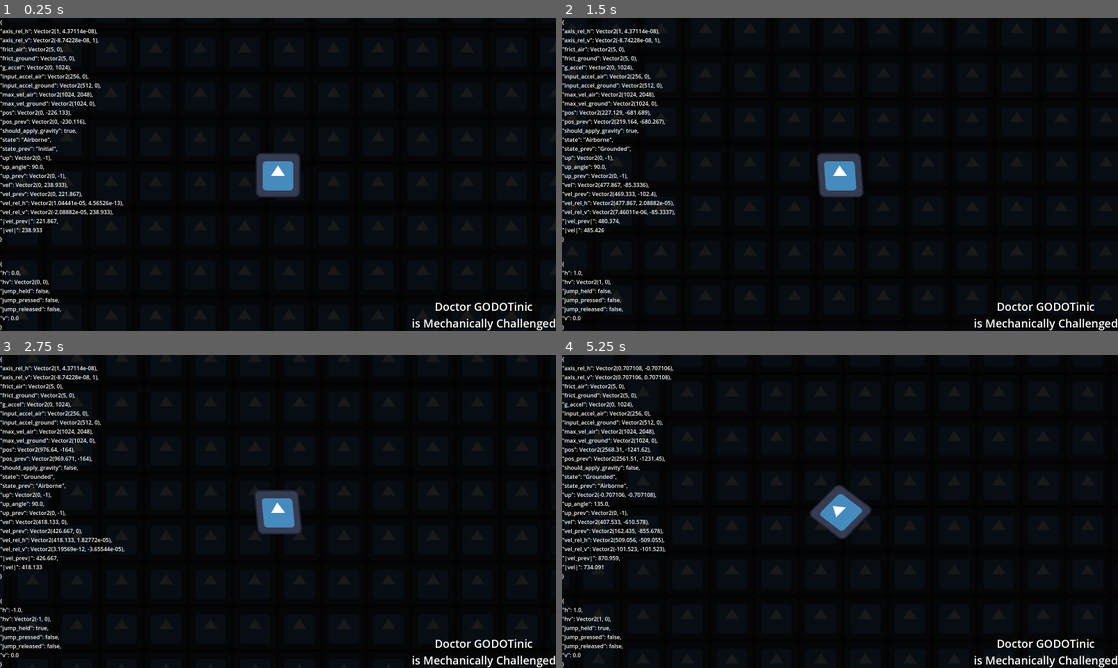
Above: before the commit, frames 1-4 (two rows, left to right).
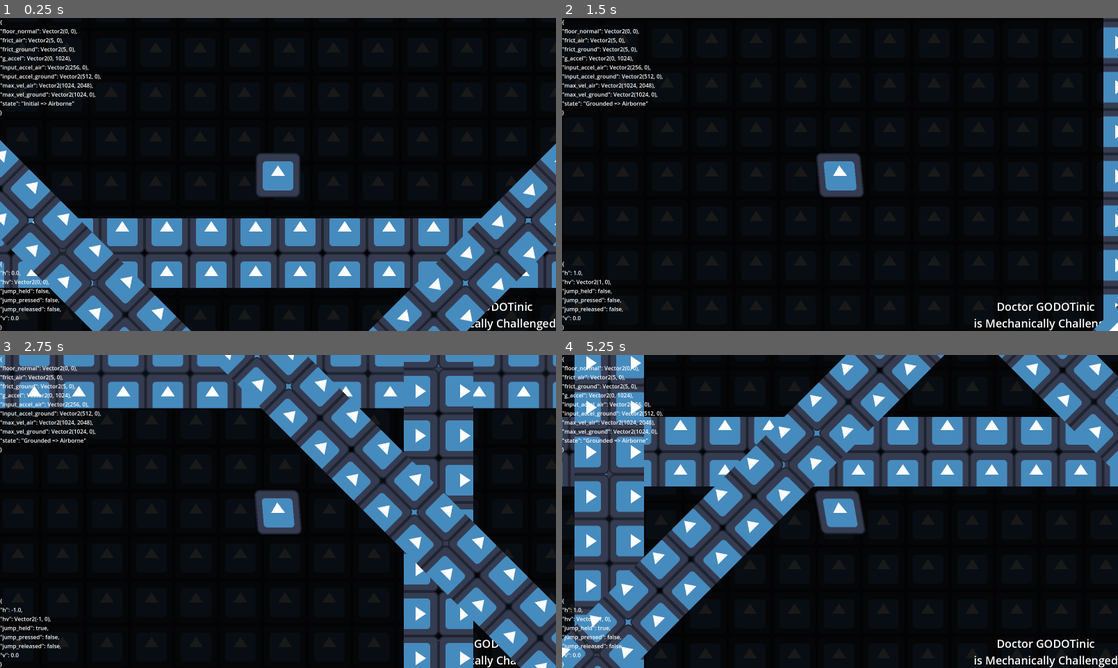
Above: after the commit, the same moments.

Repository: MechanicallyChallengedOrg/SlopesAndLoops
Game: Godot game, scene res://scenes/main.tscn
The game is run twice, just before and just after one commit, with the same random seed, the same clock (stepped at 60 frames per second) and the same inputs. The engine's default icon, where the game draws it, is replaced by a stand-in: a white triangle on a blue panel in a dark square.
Inputs:
- Up to frame 1 (0.25 s): no input
- Up to frame 2 (1.5 s): hold Space (jump) 0.53-1.28 s; hold D (right) from 0.53 s (still down); tap Space (jump) at 1.35 s
- Up to frame 3 (2.75 s): tap Space (jump) at 1.52, 1.82 s; release D (right) at 2.03 s; hold A (left) from 2.03 s (still down); hold Space (jump) from 2.03 s (still down)
- Up to frame 4 (5.25 s): release A (left) at 2.78 s; release Space (jump) at 2.78 s; hold D (right) 2.78-4.28 s; tap Space (jump) at 2.85, 3.02, 3.32, 4.35, 4.52, 4.82 s; hold Space (jump) 3.53-4.28 s; hold A (left) 4.28-5.03 s; hold D (right) from 5.03 s (still down); hold Space (jump) from 5.03 s (still down)

The runs differ from the first frame. In frame 1, 32% of the frame differs, in the area x 0-100%, y 3-100%; in frame 2, 5.4%; in frame 3, 39%; in frame 4, 46%, in the area x 0-100%, y 0-100%.

Commit message:
turns out, just using godot physics is a lot easier

Diff:
--- a/godot4/gdscript/zaft/autoload/paths.gd
+++ b/godot4/gdscript/zaft/autoload/paths.gd
@@ -1,4 +1,4 @@
-extends Node
+class_name AutoloadPaths extends Node
 
 func main() -> MainScene: return get_node("/root/Main")
 func background() -> CanvasLayer: return get_node("/root/Main/Background")
--- /dev/null
+++ b/godot4/gdscript/zaft/autoload/util.gd
@@ -0,0 +1 @@
+class_name AutoloadUtil extends Node
--- a/godot4/gdscript/zaft/project.godot
+++ b/godot4/gdscript/zaft/project.godot
@@ -69,5 +69,3 @@
 environment/volumetric_fog/use_filter=0
 environment/defaults/default_clear_color=Color(0, 0, 0, 1)
 viewport/hdr_2d=true
-2d/snap/snap_2d_transforms_to_pixel=true
-2d/snap/snap_2d_vertices_to_pixel=true
--- /dev/null
+++ b/godot4/gdscript/zaft/resources/floor-shader-material-resource.tres
@@ -0,0 +1,11 @@
+[gd_resource type="ShaderMaterial" load_steps=3 format=3 uid="uid://3p58vxj217eb"]
+
+[ext_resource type="Shader" path="res://shaders/floor-shader.gdshader" id="1_5qejc"]
+[ext_resource type="Texture2D" uid="uid://dm05le0o5xj5o" path="res://assets/icon.svg" id="2_ckmog"]
+
+[resource]
+resource_local_to_scene = true
+shader = ExtResource("1_5qejc")
+shader_parameter/target_position = Vector2(0, 0)
+shader_parameter/parallax_scale = 0.1
+shader_parameter/godot_tex = ExtResource("2_ckmog")
--- /dev/null
+++ b/godot4/gdscript/zaft/scenes/floor.tscn
@@ -0,0 +1,19 @@
+[gd_scene load_steps=3 format=3 uid="uid://ih6x3irfv763"]
+
+[ext_resource type="Material" uid="uid://3p58vxj217eb" path="res://resources/floor-shader-material-resource.tres" id="1_mggru"]
+[ext_resource type="Texture2D" uid="uid://dm05le0o5xj5o" path="res://assets/icon.svg" id="2_s07sc"]
+
+[node name="Floor" type="Node2D"]
+
+[node name="Area2D" type="StaticBody2D" parent="."]
+position = Vector2(-1, 0)
+
+[node name="CollisionPolygon2D" type="CollisionPolygon2D" parent="Area2D"]
+polygon = PackedVector2Array(-1600, -100, -1600, 100, 1600, 100, 1600, -100)
+
+[node name="Polygon2D" type="Polygon2D" parent="."]
+texture_repeat = 2
+material = ExtResource("1_mggru")
+use_parent_material = true
+texture = ExtResource("2_s07sc")
+polygon = PackedVector2Array(-1600, -100, -1600, 100, 1600, 100, 1600, -100)
--- a/godot4/gdscript/zaft/scenes/level.tscn
+++ b/godot4/gdscript/zaft/scenes/level.tscn
@@ -1,56 +1,34 @@
-[gd_scene format=3 uid="uid://bfq2wpblianl0"]
+[gd_scene load_steps=2 format=3 uid="uid://bfq2wpblianl0"]
+
+[ext_resource type="PackedScene" uid="uid://ih6x3irfv763" path="res://scenes/floor.tscn" id="1_wbgkv"]
 
 [node name="Level" type="Node2D"]
 
-[node name="Area2D" type="StaticBody2D" parent="."]
+[node name="Floor" parent="." instance=ExtResource("1_wbgkv")]
 
-[node name="CollisionPolygon2D" type="CollisionPolygon2D" parent="Area2D"]
-polygon = PackedVector2Array(-1600, -100, -1600, 100, 1600, 100, 1600, -100)
+[node name="Floor6" parent="." instance=ExtResource("1_wbgkv")]
+position = Vector2(0, -2002)
 
-[node name="Area2D4" type="StaticBody2D" parent="."]
-position = Vector2(-66, -7576)
+[node name="Floor7" parent="." instance=ExtResource("1_wbgkv")]
+position = Vector2(-1037, -785)
+rotation = 1.57079
 
-[node name="CollisionPolygon2D" type="CollisionPolygon2D" parent="Area2D4"]
-polygon = PackedVector2Array(-1600, -100, -1600, 100, 1600, 100, 1600, -100)
+[node name="Floor8" parent="." instance=ExtResource("1_wbgkv")]
+position = Vector2(971, -863)
+rotation = 1.57079
 
-[node name="Area2D2" type="StaticBody2D" parent="."]
-position = Vector2(-2711, -1088)
+[node name="Floor2" parent="." instance=ExtResource("1_wbgkv")]
+position = Vector2(-620, -4)
 rotation = 0.785397
 
-[node name="CollisionPolygon2D" type="CollisionPolygon2D" parent="Area2D2"]
-polygon = PackedVector2Array(-1600, -100, -1600, 100, 1600, 100, 1600, -100)
+[node name="Floor3" parent="." instance=ExtResource("1_wbgkv")]
+position = Vector2(630, -4)
+rotation = 2.35619
 
-[node name="Area2D5" type="StaticBody2D" parent="."]
-position = Vector2(2672, -6438)
-rotation = 0.785397
-
-[node name="CollisionPolygon2D" type="CollisionPolygon2D" parent="Area2D5"]
-polygon = PackedVector2Array(-1600, -100, -1600, 100, 1600, 100, 1600, -100)
-
-[node name="Area2D6" type="StaticBody2D" parent="."]
-position = Vector2(2661, -1099)
+[node name="Floor4" parent="." instance=ExtResource("1_wbgkv")]
+position = Vector2(-620, -1874)
 rotation = -0.785397
 
-[node name="CollisionPolygon2D" type="CollisionPolygon2D" parent="Area2D6"]
-polygon = PackedVector2Array(-1600, -100, -1600, 100, 1600, 100, 1600, -100)
-
-[node name="Area2D8" type="StaticBody2D" parent="."]
-position = Vector2(-2764, -6500)
-rotation = -0.785397
-
-[node name="CollisionPolygon2D" type="CollisionPolygon2D" parent="Area2D8"]
-polygon = PackedVector2Array(-1600, -100, -1600, 100, 1600, 100, 1600, -100)
-
-[node name="Area2D3" type="StaticBody2D" parent="."]
-position = Vector2(-3868, -3753)
-rotation = 1.57079
-
-[node name="CollisionPolygon2D" type="CollisionPolygon2D" parent="Area2D3"]
-polygon = PackedVector2Array(-1600, -100, -1600, 100, 1600, 100, 1600, -100)
-
-[node name="Area2D7" type="StaticBody2D" parent="."]
-position = Vector2(3767, -3700)
-rotation = 1.57079
-
-[node name="CollisionPolygon2D" type="CollisionPolygon2D" parent="Area2D7"]
-polygon = PackedVector2Array(-1600, -100, -1600, 100, 1600, 100, 1600, -100)
+[node name="Floor5" parent="." instance=ExtResource("1_wbgkv")]
+position = Vector2(630, -1874)
+rotation = 0.785397
--- a/godot4/gdscript/zaft/scenes/player.tscn
+++ b/godot4/gdscript/zaft/scenes/player.tscn
@@ -1,28 +1,46 @@
-[gd_scene load_steps=7 format=3 uid="uid://by34vi4md0lny"]
+[gd_scene load_steps=10 format=3 uid="uid://by34vi4md0lny"]
 
 [ext_resource type="Script" path="res://scripts/player/character-scene.gd" id="1_2u3n7"]
 [ext_resource type="Texture2D" uid="uid://dm05le0o5xj5o" path="res://assets/icon.svg" id="1_6hrq7"]
-[ext_resource type="Script" path="res://scripts/player/movement-node.gd" id="2_5dd72"]
 [ext_resource type="Script" path="res://scripts/player/input-node.gd" id="3_bvyws"]
 [ext_resource type="Script" path="res://scripts/player/debug-node.gd" id="4_npj3u"]
 [ext_resource type="Script" path="res://scripts/player/animation-node.gd" id="4_t23to"]
+[ext_resource type="Script" path="res://scripts/player/state/airborne-node.gd" id="5_ub4sk"]
+[ext_resource type="Script" path="res://scripts/player/state/initial-node.gd" id="6_pqp8b"]
+[ext_resource type="Script" path="res://scripts/player/state/grounded-node.gd" id="7_7esna"]
+
+[sub_resource type="CapsuleShape2D" id="CapsuleShape2D_3vk3y"]
+radius = 48.0
+height = 128.0
 
 [node name="Player" type="CharacterBody2D"]
 script = ExtResource("1_2u3n7")
+
+[node name="Collider" type="CollisionShape2D" parent="."]
+z_index = 2
+shape = SubResource("CapsuleShape2D_3vk3y")
 
 [node name="Logic" type="Node" parent="."]
 
 [node name="Input" type="Node" parent="Logic"]
 script = ExtResource("3_bvyws")
 
-[node name="Movement" type="Node" parent="Logic"]
-script = ExtResource("2_5dd72")
-
 [node name="Animation" type="Node" parent="Logic"]
 script = ExtResource("4_t23to")
 
 [node name="Debug" type="Node" parent="Logic"]
 script = ExtResource("4_npj3u")
+
+[node name="State" type="Node" parent="Logic"]
+
+[node name="Airborne" type="Node" parent="Logic/State"]
+script = ExtResource("5_ub4sk")
+
+[node name="Initial" type="Node" parent="Logic/State"]
+script = ExtResource("6_pqp8b")
+
+[node name="Grounded" type="Node" parent="Logic/State"]
+script = ExtResource("7_7esna")
 
 [node name="Visual" type="Node2D" parent="."]
 
--- a/godot4/gdscript/zaft/scripts/player/animation-node.gd
+++ b/godot4/gdscript/zaft/scripts/player/animation-node.gd
@@ -2,17 +2,15 @@
 
 @onready var player : PlayerCharacterScene = owner
 
+@export var skew_angle_max := PI/8.0
+@export var skew_per_frame := 50.0
+
 func animate_player_sprite(delta:float):
   var s : Sprite2D = player.sprite
-  var h_axis := player.stats.up.rotated(PI / 2.0)
-  var vel_h_axis := player.velocity.project(h_axis)
-  var vel_h_axis_len := vel_h_axis.length()
-  var vel_ratio_from_max := vel_h_axis_len / player.stats.max_vel_ground.x
-  var angle := vel_h_axis.angle_to(h_axis)
-  var skew_direction := signf(cos(angle))
-  var skew_intensity := -PI/16.0
-  var skew_per_frame := 5.0
-  s.skew = lerp(s.skew, skew_direction * skew_intensity * vel_ratio_from_max, delta * skew_per_frame)
+  var rel_vel := player.velocity.rotated(-player.rotation)
+  var skew_fraction : float = abs(rel_vel.x / player.stats.max_vel_ground.x)
+  var skew = skew_angle_max * skew_fraction * sign(-rel_vel.x)
+  s.skew = lerp(s.skew, skew, delta * skew_per_frame)
 
 func _process(delta: float) -> void:
   animate_player_sprite(delta)
--- a/godot4/gdscript/zaft/scripts/player/character-scene.gd
+++ b/godot4/gdscript/zaft/scripts/player/character-scene.gd
@@ -1,13 +1,24 @@
 class_name PlayerCharacterScene extends CharacterBody2D
+
+signal after_physics_update(delta:float)
+signal before_physics_update(delta:float)
 
 @export var stats : PlayerCharacterStatsResource = PlayerCharacterStatsResource.new()
 @onready var input : PlayerCharacterInputNode = $Logic/Input
-@onready var movement : PlayerCharacterMovementNode = $Logic/Movement
 @onready var ray_center_down : RayCast2D = $Rays/CenterDown
 @onready var ray_center_down_ext : RayCast2D = $Rays/CenterDownExt
 @onready var ray_right_down : RayCast2D = $Rays/RightDown
 @onready var ray_left_down : RayCast2D = $Rays/LeftDown
 @onready var sprite : Sprite2D = $Visual/Head
 
-func set_vel(vel:=Vector2.ZERO) -> Vector2: velocity = vel; stats.vel = vel; return vel
-func set_pos(pos:=Vector2.ZERO) -> Vector2: position = pos; stats.pos = pos; return pos
+func _enter_tree() -> void:
+  stats.player = self
+
+func _ready() -> void:
+  floor_max_angle = deg_to_rad(89)
+  floor_snap_length = 16.0
+
+func _physics_process(delta: float) -> void:
+  before_physics_update.emit(delta)
+  move_and_slide()
+  after_physics_update.emit(delta)
--- a/godot4/gdscript/zaft/scripts/player/state/airborne-node.gd
+++ b/godot4/gdscript/zaft/scripts/player/state/airborne-node.gd
@@ -0,0 +1,37 @@
+class_name PlayerCharacterStateAirborneNode extends Node
+
+@onready var player : PlayerCharacterScene = owner
+
+func _ready() -> void:
+  player.after_physics_update.connect(may_transition_to_ground)
+
+func _physics_process(delta: float) -> void:
+  if player.stats.state != player.stats.STATE.Airborne: return
+  physics_process_airborne(delta)
+
+func may_transition_to_ground(_delta:float):
+  if player.is_on_floor(): player.stats.state = player.stats.STATE.Grounded
+
+func physics_process_airborne(delta:float):
+  var rel_vel := player.velocity.rotated(-player.rotation)
+  rel_vel += accel_gravity(delta)
+  rel_vel += accel_input(delta)
+  rel_vel -= accel_frict(rel_vel,delta)
+  rel_vel = rel_vel.clamp(-player.stats.max_vel_air, player.stats.max_vel_air)
+  player.velocity = rel_vel.rotated(player.rotation)
+
+  var angle := Vector2.UP.angle_to(player.up_direction)
+  var rotation_delta := angle - player.rotation
+  if not is_zero_approx(rotation_delta):
+    player.up_direction = player.up_direction.rotated(rotation_delta)
+    player.rotate(rotation_delta)
+
+func accel_frict(rel_vel:Vector2,delta:float) -> Vector2:
+  if not is_zero_approx(player.input.h) or rel_vel.is_zero_approx(): return Vector2.ZERO
+  return Vector2.RIGHT * rel_vel.x * player.stats.frict_air.x * delta
+
+func accel_input(delta:float) -> Vector2:
+  return Vector2.RIGHT * player.input.h * player.stats.input_accel_air.x * delta
+
+func accel_gravity(_delta:float) -> Vector2:
+  return player.stats.g_accel * _delta
--- a/godot4/gdscript/zaft/scripts/player/state/grounded-node.gd
+++ b/godot4/gdscript/zaft/scripts/player/state/grounded-node.gd
@@ -0,0 +1,61 @@
+class_name PlayerCharacterStateGroundedNode extends Node
+
+@onready var player : PlayerCharacterScene = owner
+
+func _ready() -> void:
+  player.after_physics_update.connect(on_after_physics_update)
+
+func _physics_process(delta: float) -> void:
+  if player.stats.state != player.stats.STATE.Grounded: return
+  physics_process_grounded(delta)
+
+func initiate_jump():
+  player.velocity += player.stats.jump_initial_vel.y * player.up_direction
+  player.move_and_slide()
+
+func transition_to_airborne():
+  player.stats.state = player.stats.STATE.Airborne
+
+func current_ground_normal() -> Vector2:
+  var collision := player.get_last_slide_collision()
+  var normal := collision.get_normal() if collision else player.get_floor_normal()
+  return normal
+
+func rotation_delta_relative_to_player_rotation() -> float:
+  var normal := current_ground_normal()
+  var angle := Vector2.UP.angle_to(normal)
+  var rotation_delta := angle - player.rotation
+  return rotation_delta
+
+func snap_to_floor_angle_if_needed():
+  var rotation_delta := rotation_delta_relative_to_player_rotation()
+  if abs(rotation_delta) >= 0.1:
+    player.up_direction = player.up_direction.rotated(rotation_delta)
+    player.rotate(rotation_delta)
+
+func on_after_physics_update(_delta:float):
+  if player.input.jump_pressed: initiate_jump()
+  if not player.is_on_floor(): return transition_to_airborne()
+  snap_to_floor_angle_if_needed()
+
+func velocity_relative_to_absolute_axis() -> Vector2:
+  var rel_vel := player.velocity.rotated(-player.rotation)
+  return rel_vel
+
+func physics_process_grounded(delta:float):
+  var rel_vel := velocity_relative_to_absolute_axis()
+  rel_vel += accel_gravity(delta)
+  rel_vel += accel_input(delta)
+  rel_vel -= accel_frict(rel_vel,delta)
+  rel_vel = rel_vel.clamp(-player.stats.max_vel_ground, player.stats.max_vel_ground)
+  player.velocity = rel_vel.rotated(player.rotation)
+
+func accel_frict(rel_vel:Vector2,delta:float) -> Vector2:
+  if not is_zero_approx(player.input.h) or rel_vel.is_zero_approx(): return Vector2.ZERO
+  return Vector2.RIGHT * rel_vel.x * player.stats.frict_ground.x * delta
+
+func accel_input(delta:float) -> Vector2:
+  return Vector2.RIGHT * player.input.h * player.stats.input_accel_ground.x * delta
+
+func accel_gravity(_delta:float) -> Vector2:
+  return player.stats.g_accel * _delta
--- a/godot4/gdscript/zaft/scripts/player/state/initial-node.gd
+++ b/godot4/gdscript/zaft/scripts/player/state/initial-node.gd
@@ -0,0 +1,8 @@
+class_name PlayerCharacterStateInitialNode extends Node
+
+@onready var player : PlayerCharacterScene = owner
+
+func _physics_process(_delta: float) -> void:
+  if player.stats.state != player.stats.STATE.Initial: return
+  if player.is_on_floor(): player.stats.state = player.stats.STATE.Grounded
+  if not player.is_on_floor(): player.stats.state = player.stats.STATE.Airborne
--- a/godot4/gdscript/zaft/scripts/player/stats-resource.gd
+++ b/godot4/gdscript/zaft/scripts/player/stats-resource.gd
@@ -2,55 +2,16 @@
 
 enum STATE { Initial = 0, Grounded, Airborne, Off }
 
-func should_apply_gravity() -> bool:
-  return state == STATE.Airborne
-
-func axis_rel_h(_up:=up) -> Vector2:
-  return _up.rotated(PI/2.0)
-
-func axis_rel_v(_up:=up) -> Vector2:
-  return _up.rotated(PI)
-
-func vel_rel_h(_vel:=vel,_up:=up) -> Vector2:
-  return _vel.project(axis_rel_h(_up))
-
-func vel_rel_v(_vel:=vel,_up:=up) -> Vector2:
-  return _vel.project(axis_rel_v(_up))
-
-func up_angle(_up:=up) -> float:
-  return rad_to_deg(_up.angle_to(Vector2.RIGHT))
+var player : CharacterBody2D
 
 @export var state := STATE.Initial :
   set(v):
     if state == v: return
-    state_prev = state
-    state = v
-    print({ "state": STATE.find_key(state), "state_prev": STATE.find_key(state_prev) })
-var state_prev := STATE.Initial
+    state_prev = state; state = v
+    print("state: %s => %s" % [STATE.find_key(state_prev), STATE.find_key(state)])
 
-@export var pos := Vector2.ZERO :
-  set(v):
-    if pos.is_equal_approx(v): return
-    pos_prev = pos
-    pos = v
-    # print({ "pos": pos, "pos_prev": pos_prev })
-var pos_prev := Vector2.ZERO
-@export var vel := Vector2.ZERO :
-  set(v):
-    if vel.is_equal_approx(v): return
-    vel_prev = vel
-    vel = v
-    # print({ "vel": vel, "vel_prev": vel_prev })
-var vel_prev := Vector2.ZERO
-var up := Vector2.UP :
-  set(v):
-    if up.is_equal_approx(v): return
-    up_prev = up
-    up = v
-    print({ "up": up, "up_prev": up_prev })
-var up_prev := Vector2.UP
+@export var state_prev := STATE.Initial
 @export var g_accel := 8.0 * Vector2(0.0, 128.0)
-
 @export var jump_initial_vel := 8.0 * Vector2(0.0, 128.0)
 @export var max_vel_air := 8.0 * Vector2(128.0, 256.0)
 @export var max_vel_ground := 8.0 * Vector2(128.0, 0.0)
@@ -61,20 +22,7 @@
 
 func _to_string() -> String:
   return var_to_str({
-    "pos":pos,
-    "vel":vel,
-    "|vel|":vel.length(),
-    "vel_rel_h":vel_rel_h(),
-    "vel_rel_v":vel_rel_v(),
-    "axis_rel_h":axis_rel_h(),
-    "axis_rel_v":axis_rel_v(),
-    "should_apply_gravity":should_apply_gravity(),
-    "pos_prev":pos_prev,
-    "vel_prev":vel_prev,
-    "|vel_prev|":vel_prev.length(),
-    "up":up,
-    "up_prev":up_prev,
-    "up_angle":up_angle(),
+    "floor_normal": player.get_floor_normal(),
     "max_vel_ground":max_vel_ground,
     "max_vel_air":max_vel_air,
     "input_accel_ground":input_accel_ground,
@@ -82,6 +30,5 @@
     "frict_ground":frict_ground,
     "frict_air":frict_air,
     "g_accel":g_accel,
-    "state":STATE.find_key(state),
-    "state_prev":STATE.find_key(state_prev)
+    "state": "%s => %s" % [STATE.find_key(state_prev), STATE.find_key(state)]
   })
--- /dev/null
+++ b/godot4/gdscript/zaft/shaders/floor-shader.gdshader
@@ -0,0 +1,19 @@
+shader_type canvas_item;
+
+uniform sampler2D godot_tex : source_color,hint_default_black;
+uniform vec2 target_position = vec2(0.0, 0.0);
+uniform float parallax_scale = 0.1;
+
+void vertex() {
+	// Called for every vertex the material is visible on.
+}
+
+void fragment() {
+  COLOR = texture(TEXTURE, UV);
+	// Called for every pixel the material is visible on.
+}
+
+//void light() {
+	// Called for every pixel for every light affecting the CanvasItem.
+	// Uncomment to replace the default light processing function with this one.
+//}
